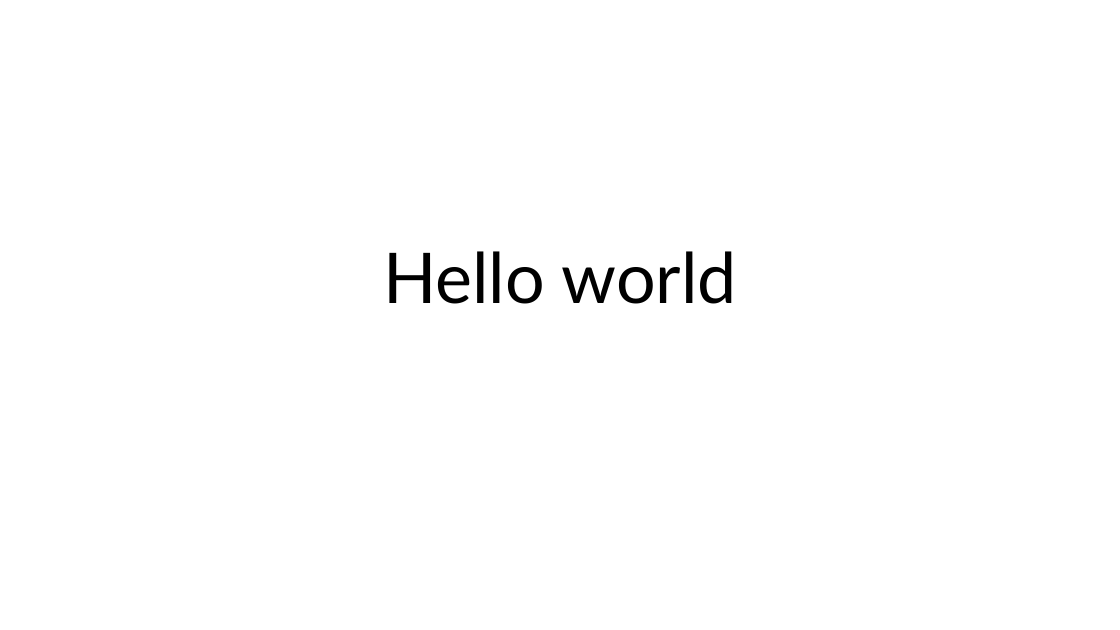
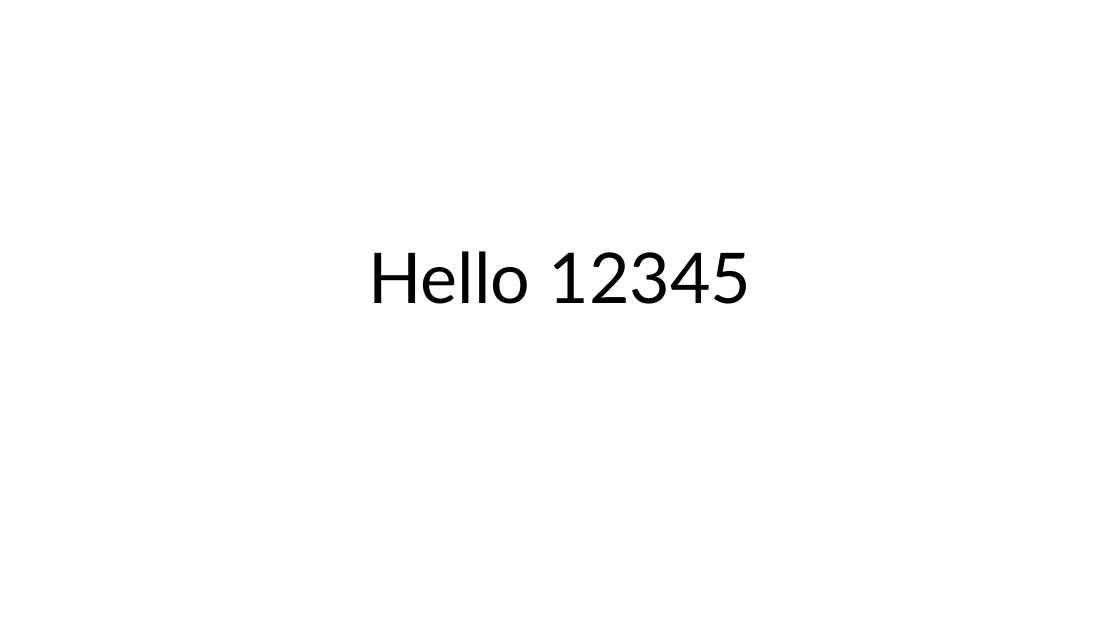
Before and after one commit to jimmy556807-droid/test, a slide deck: slide 1 of test1.pptx. Drawn at 1120x630 pixels with LibreOffice and Linux fonts; fonts in the diff are those of the drawing. Boxes give left, top, right and bottom in pixels: in the first picture for what was removed or moved away, otherwise in the second. Text is boxed around its words. In the diff, an @@ line names an element or a change of style, - is before the commit and + after.

Commit message:
11
112

```diff
--- a/test1.pptx
+++ b/test1.pptx
@@ title at [369,251,752,304]: text changed @@
-Hello world
+Hello 12345
```
